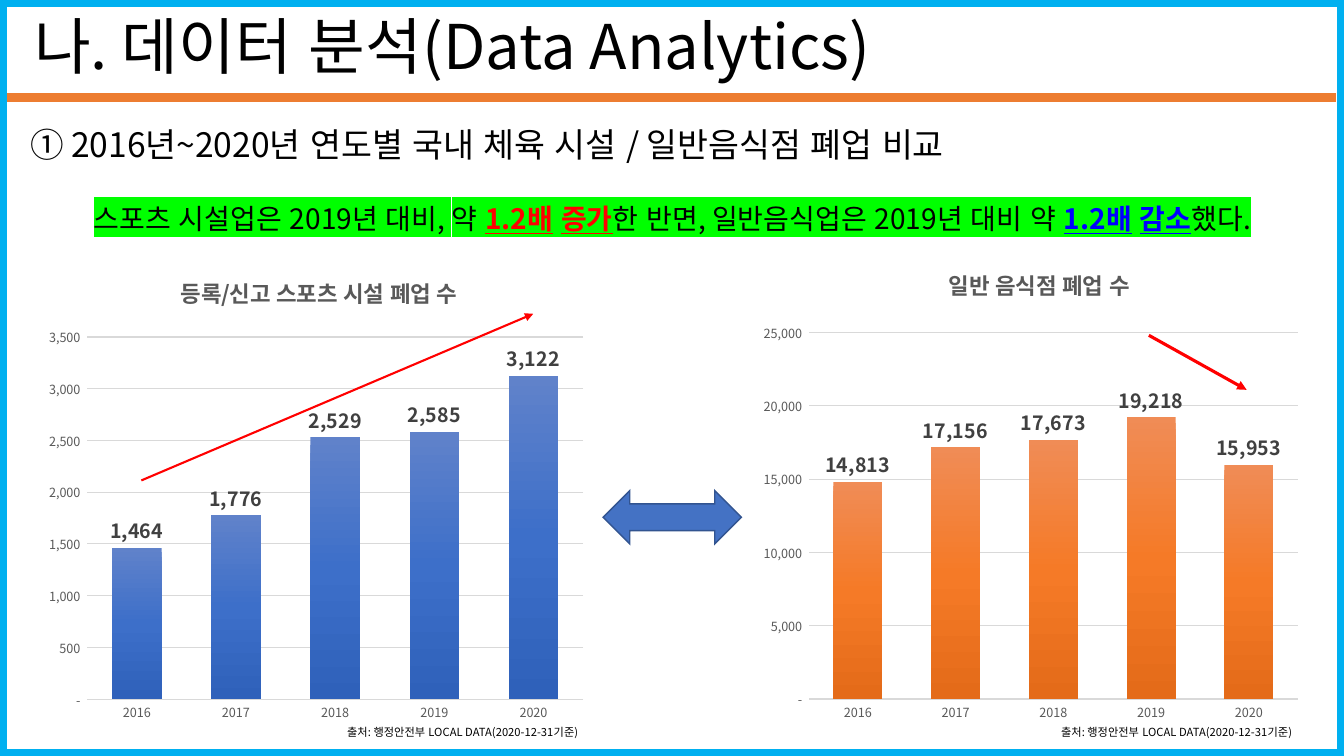
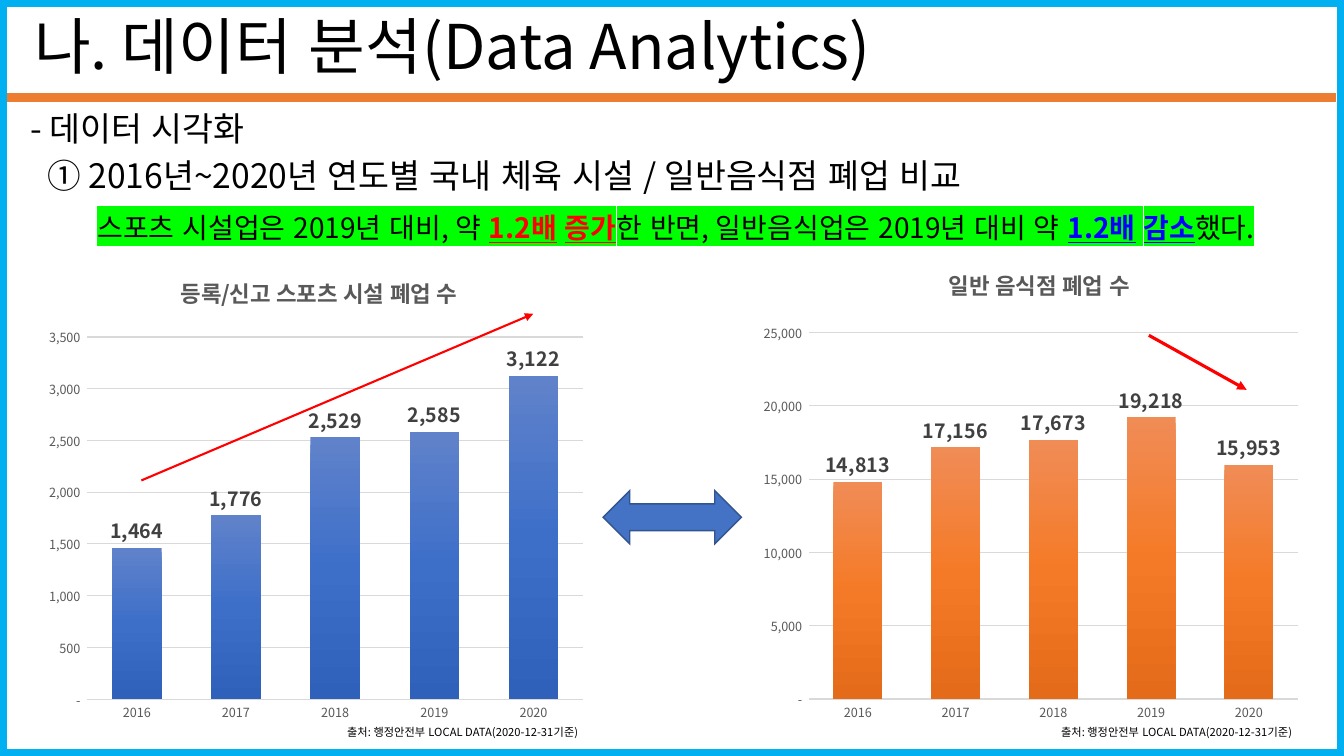
Before and after one commit to seungjae1162/SportsData, a slide deck: slide 8 of standard_in_2020-12-31/코로나19에따른 스포츠시설 폐업 수(20201228_20210103).pptx (slide 11 before the commit). Drawn at 1344x756 pixels with LibreOffice and Linux fonts; fonts in the diff are those of the drawing. Boxes give left, top, right and bottom in pixels: in the first picture for what was removed or moved away, otherwise in the second. Text is boxed around its words. In the diff, an @@ line names an element or a change of style, - is before the commit and + after.

```diff
--- a/standard_in_2020-12-31/코로나19에따른 스포츠시설 폐업 수(20201228_20210103).pptx
+++ b/standard_in_2020-12-31/코로나19에따른 스포츠시설 폐업 수(20201228_20210103).pptx
@@ text added at (49, 113, 244, 144), 24 pt, text #000000 @@
+- 데이터 시각화
@@ text "① 2016년~2020년 연도별 국내 체육 ...": place and size @@
-text "① 2016년~2020년 연도별 국내 체육 ..." at (30, 128, 944, 160)
+text "① 2016년~2020년 연도별 국내 체육 ..." at (47, 159, 961, 191)
@@ text "스포츠 시설업은 2019년 대비, 약 ..." rewrapped from (94, 205, 1251, 234) to (97, 210, 1255, 246) @@
```
Also in this commit, not shown: 4 other slides changed, 1 slide added, 3 slides removed.
